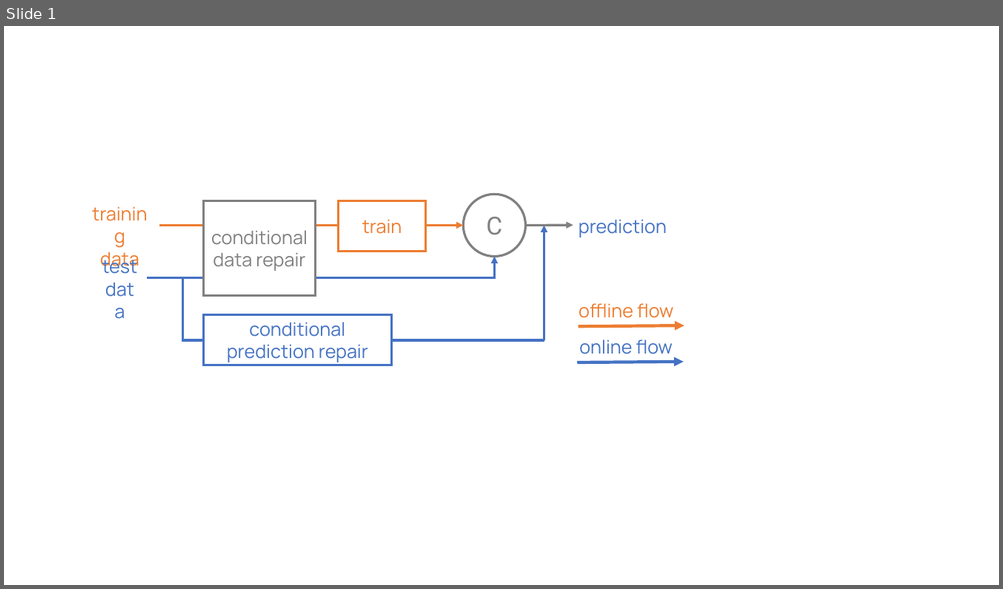
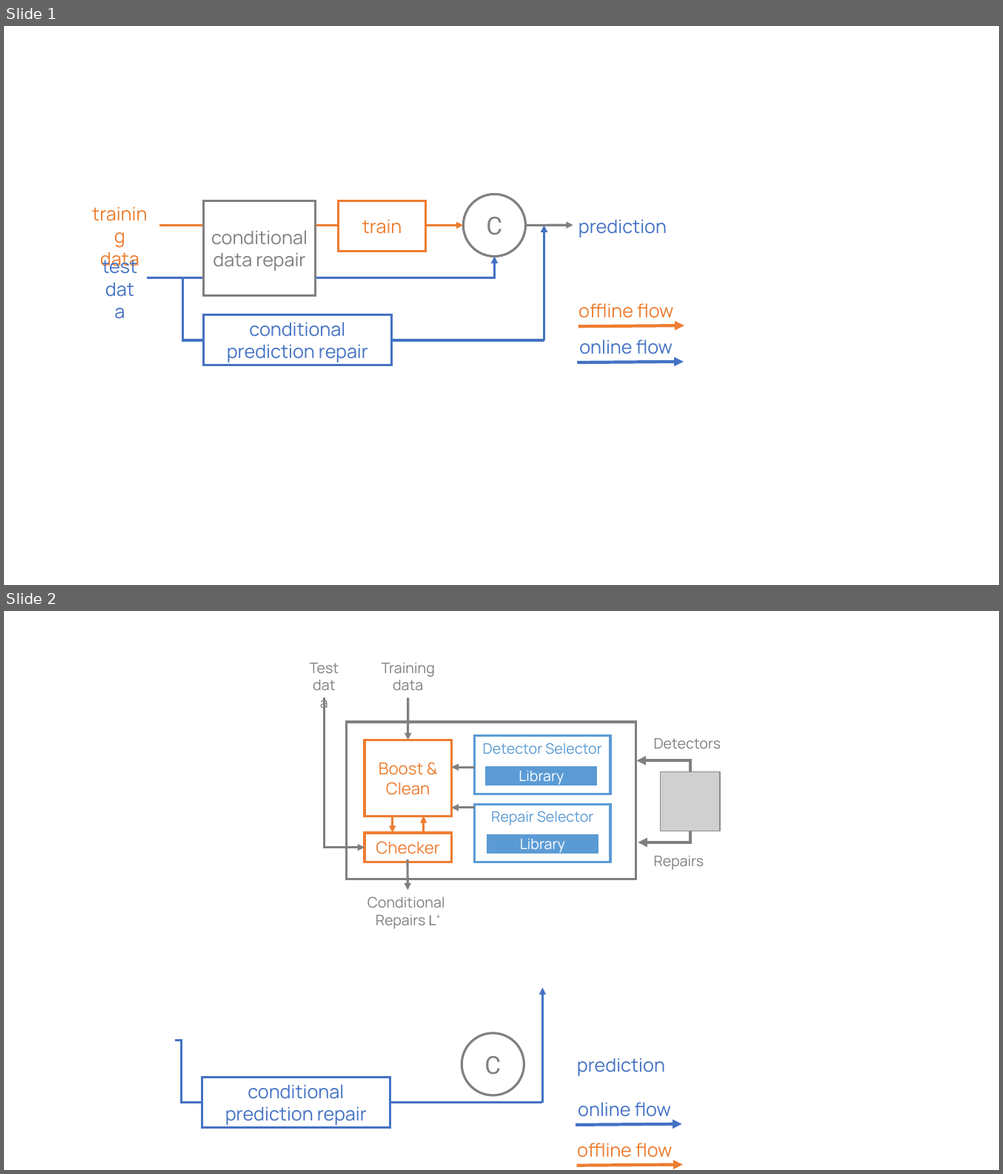
Before and after one commit to luckh2/sigmod-activedetect, a slide deck: figures/figures.pptx. Shown one above the other, each under a label of ours: slide 1 before the commit, slides 1 and 2 after it. The pictures are 1003x589 and 1003x1174 pixels, drawn with LibreOffice and Linux fonts; fonts in the diff are those of the drawing; grey boxes stand for pictures. Boxes give left, top, right and bottom in pixels: in the first picture for what was removed or moved away, otherwise in the second. Text is boxed around its words. In the diff, an @@ line names an element or a change of style, - is before the commit and + after.

```diff
--- a/figures/figures.pptx
+++ b/figures/figures.pptx
@@ slide 2 added at [4,611,999,1170], background #FFFFFF @@
@@ text added at [310,663,423,690], 14 pt, text #808080 @@
+Test
+data
@@ text added at [381,663,435,677], 14 pt, text #808080 @@
+Training
+data
@@ elbow arrow added from (324, 698) to (364, 848), #808080 2.25 pt @@
@@ arrow added from (407, 698) to (407, 740), #808080 2.25 pt @@
@@ rectangle added at [347,722,636,880], fill #FFFFFF, outline #808080 2.25 pt @@
@@ rectangle added at [364,740,451,817], fill #FFFFFF, outline #ED7D31 2.25 pt, 16 pt, text #ED7D31 @@
+Boost & Clean
@@ rectangle added at [475,735,611,794], fill #FFFFFF, outline #5B9BD5 2.25 pt, 14 pt, text #5B9BD5 @@
+Detector Selector
@@ text added at [654,738,721,749], 14 pt, text #808080 @@
+Detectors
@@ elbow arrow added from (691, 772) to (637, 761), #808080 3 pt @@
@@ arrow added from (475, 768) to (452, 768), #808080 2.25 pt @@
@@ rectangle added at [486,768,597,785], fill #5B9BD5, outline #5B9BD5 2.25 pt, 14 pt, text #FFFFFF @@
+Library
@@ picture added at [660,772,720,832] @@
@@ arrow added from (475, 808) to (452, 808), #808080 2.25 pt @@
@@ rectangle added at [475,804,611,863], fill #FFFFFF, outline #5B9BD5 2.25 pt, 14 pt, text #5B9BD5 @@
+Repair Selector
@@ arrow added from (392, 816) to (392, 832), #ED7D31 2.25 pt @@
@@ arrow added from (424, 832) to (424, 816), #ED7D31 2.25 pt @@
@@ elbow arrow added from (691, 831) to (638, 843), #808080 3 pt @@
@@ rectangle added at [364,833,451,863], fill #FFFFFF, outline #ED7D31 2.25 pt, 16 pt, text #ED7D31 @@
+Checker
@@ rectangle added at [487,835,597,853], fill #5B9BD5, outline #5B9BD5 2.25 pt, 14 pt, text #FFFFFF @@
+Library
@@ arrow added from (407, 860) to (407, 890), #808080 2.25 pt @@
@@ text added at [654,856,704,870], 14 pt, text #808080 @@
+Repairs
@@ text added at [367,897,445,929], 14 pt, text #808080 @@
+Conditional
+Repairs L*
@@ arrow added from (543, 1103) to (543, 988), #4472C4 2.25 pt @@
@@ elbow line added from (175, 1041) to (543, 1103), #4472C4 2.25 pt @@
@@ ellipse added at [461,1034,524,1096], fill #FFFFFF, outline #808080 2.25 pt, 24 pt, text #808080 @@
+C
@@ text added at [577,1058,665,1076], 18 pt, text #4472C4 @@
+prediction
@@ rectangle added at [202,1077,390,1128], fill #FFFFFF, outline #4472C4 2.25 pt, 18 pt, text #4472C4 @@
+conditional prediction repair
@@ text added at [578,1102,671,1117], 18 pt, text #4472C4 @@
+online flow
@@ arrow added from (575, 1125) to (683, 1125), #4472C4 3 pt @@
@@ text added at [577,1143,671,1158], 18 pt, text #ED7D31 @@
+offline flow
@@ arrow added from (577, 1166) to (683, 1165), #ED7D31 3 pt @@
```
Also in this commit, not shown: 1 other file.
